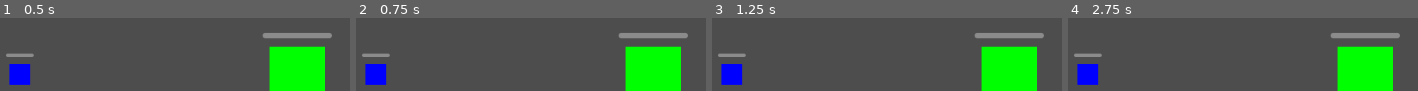
Above: before the commit, frames 1-4 (left to right).
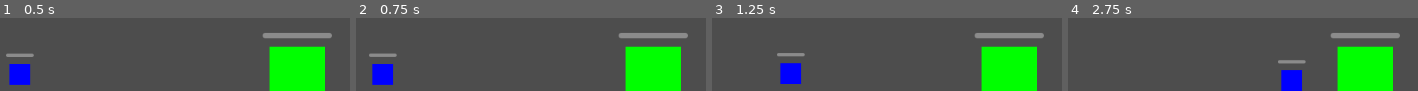
Above: after the commit, the same moments.

Repository: krisrandall/lor-elementals
Game: Godot game, scene res://scenes/main.tscn
Same seed, same stepped clock (60 frames per second), same inputs: the game is played once before the commit and once after it. Before the commit the project has no main scene; this scene is started directly in both runs.
Inputs (mouse positions are in pixels of both pictures, inside the frame that each line leads up to):
- Up to frame 1 (0.5 s): no input
- Up to frame 2 (0.75 s): tap Enter at 0.5 s; move the mouse to (outside the picture) at 0.52 s; click (outside the picture) at 0.67 s
- Up to frame 3 (1.25 s): no input
- Up to frame 4 (2.75 s): move the mouse to (outside the picture) at 1.27 s; click (outside the picture) at 1.42 s; move the mouse to (outside the picture) at 2.02 s; click (outside the picture) at 2.17 s

Frame 1 is identical in both runs. In frame 2, 1.4% of the frame differs, in the area x 1-12%, y 47-92%; in frame 3, 4.2%; in frame 4, 4.3%, in the area x 1-68%, y 49-100%.
Error before the commit: Parse Error: Could not resolve class "EntityNode". (res://scripts/entities/player_character.gd:1)

Commit message:
This version runs !
The touch (click) controls don't move you to where you click (but they do move you),
and the enemies and characters don't seem to interact ... but enemies are spawing
 from the spawn point and heading towards the tower, and you can even intercept them.

Diff:
--- a/project.godot
+++ b/project.godot
@@ -11,6 +11,7 @@
 [application]
 
 config/name="Legend of Rah : Elementals"
+run/main_scene="res://scenes/main.tscn"
 config/features=PackedStringArray("4.3", "Mobile")
 config/icon="res://icon.svg"
 
--- a/scenes/main.tscn
+++ b/scenes/main.tscn
@@ -1,15 +1,14 @@
-[gd_scene load_steps=5 format=3 uid="uid://d400w0pd0r7qr"]
+[gd_scene load_steps=5 format=3 uid="uid://ci3e4srf8w0ae"]
 
 [ext_resource type="Script" path="res://scripts/game_manager.gd" id="1_isq2n"]
-[ext_resource type="PackedScene" path="res://scenes/home_castle.tscn" id="2_6oxmi"]
-[ext_resource type="PackedScene" path="res://scenes/player_character.tscn" id="3_gmlb4"]
-[ext_resource type="PackedScene" path="res://scenes/spawn_point.tscn" id="4_n8rki"]
+[ext_resource type="PackedScene" uid="uid://d0h2w8y7egp3b" path="res://scenes/home_castle.tscn" id="2_6oxmi"]
+[ext_resource type="PackedScene" uid="uid://c062wkt4qtxkm" path="res://scenes/player_character.tscn" id="3_gmlb4"]
+[ext_resource type="PackedScene" uid="uid://mgx0dgkcy8wn" path="res://scenes/spawn_point.tscn" id="4_n8rki"]
 
 [node name="Main" type="Node2D"]
 script = ExtResource("1_isq2n")
 
 [node name="Camera2D" type="Camera2D" parent="."]
-current = true
 
 [node name="HomeCastle" parent="." instance=ExtResource("2_6oxmi")]
 position = Vector2(500, 300)
--- a/scripts/entities/entity_node.gd
+++ b/scripts/entities/entity_node.gd
@@ -1,7 +1,7 @@
 class_name EntityNode
 extends CharacterBody2D
 
-@export var entity_data: Entity
+var entity_data: Entity
 @onready var sprite: ColorRect = $Sprite
 @onready var health_bar: ProgressBar = $HealthBar
 
